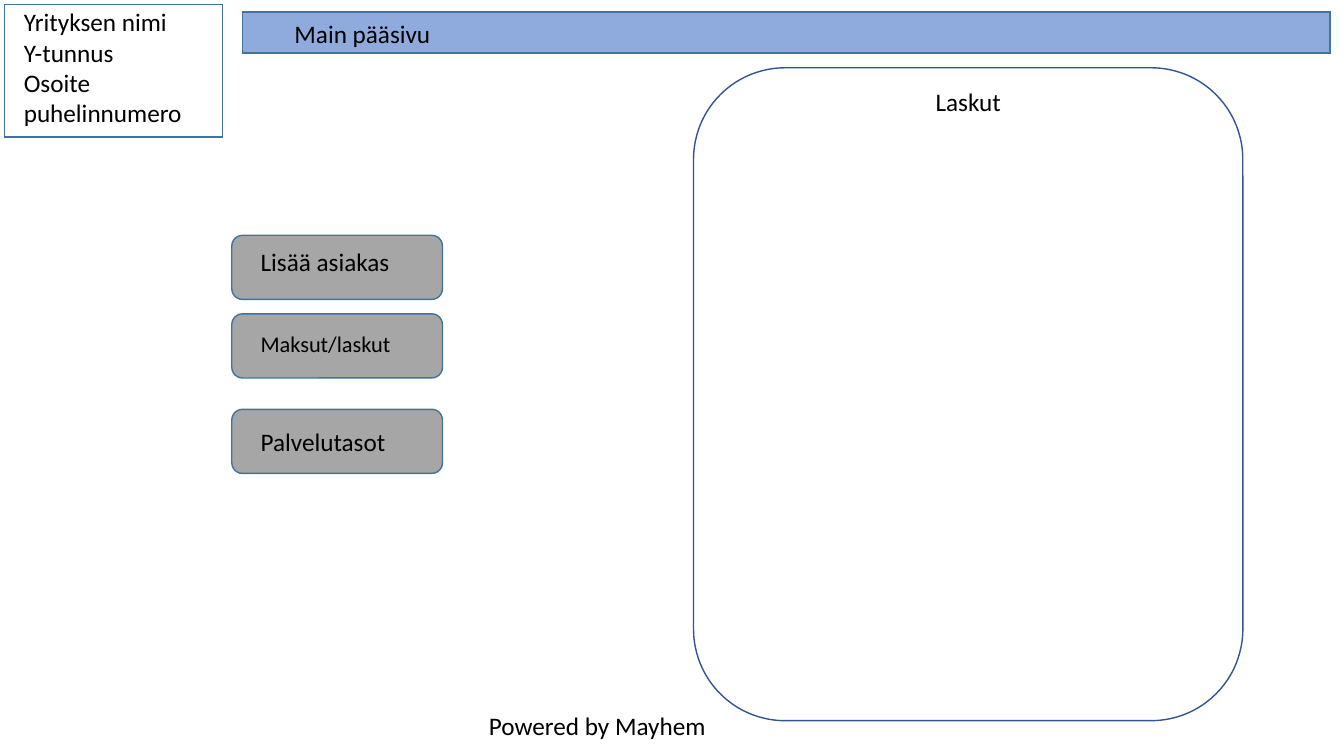
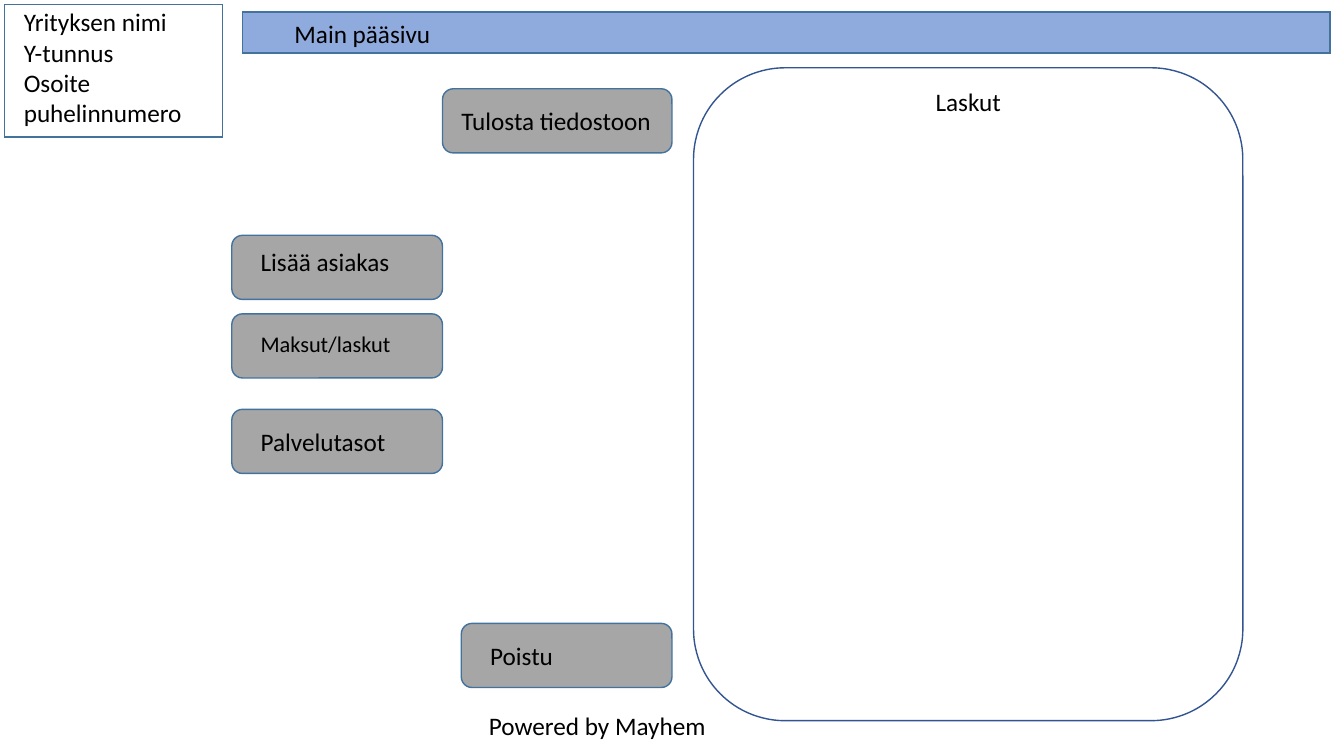
Before and after one commit to lepi313/Ohjelmistokehitysprojekti, a slide deck: slide 2 of Dokumentit/Visuaalinen suunnittelu.pptx. Drawn at 1344x756 pixels with LibreOffice and Linux fonts; fonts in the diff are those of the drawing. Boxes give left, top, right and bottom in pixels: in the first picture for what was removed or moved away, otherwise in the second. Text is boxed around its words. In the diff, an @@ line names an element or a change of style, - is before the commit and + after.

```diff
--- a/Dokumentit/Visuaalinen suunnittelu.pptx
+++ b/Dokumentit/Visuaalinen suunnittelu.pptx
@@ rounded rectangle added at box(443, 89, 673, 153), fill #A6A6A6, outline #43739E 1 pt @@
@@ text added at box(461, 112, 651, 130), 18 pt, text #000000 @@
+Tulosta tiedostoon
@@ rounded rectangle added at box(462, 623, 673, 688), fill #A6A6A6, outline #43739E 1 pt @@
@@ text added at box(490, 647, 553, 665), 18 pt, text #000000 @@
+Poistu
```
Also in this commit, not shown: 2 other slides changed, 6 other files.
